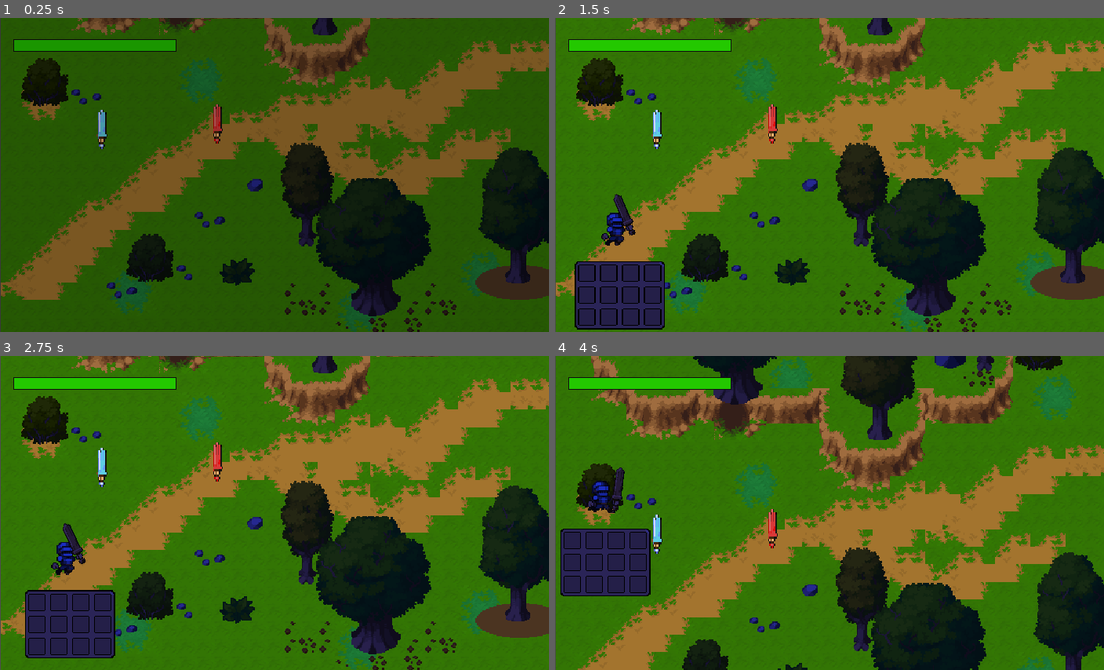
Above: before the commit, frames 1-4 (two rows, left to right).
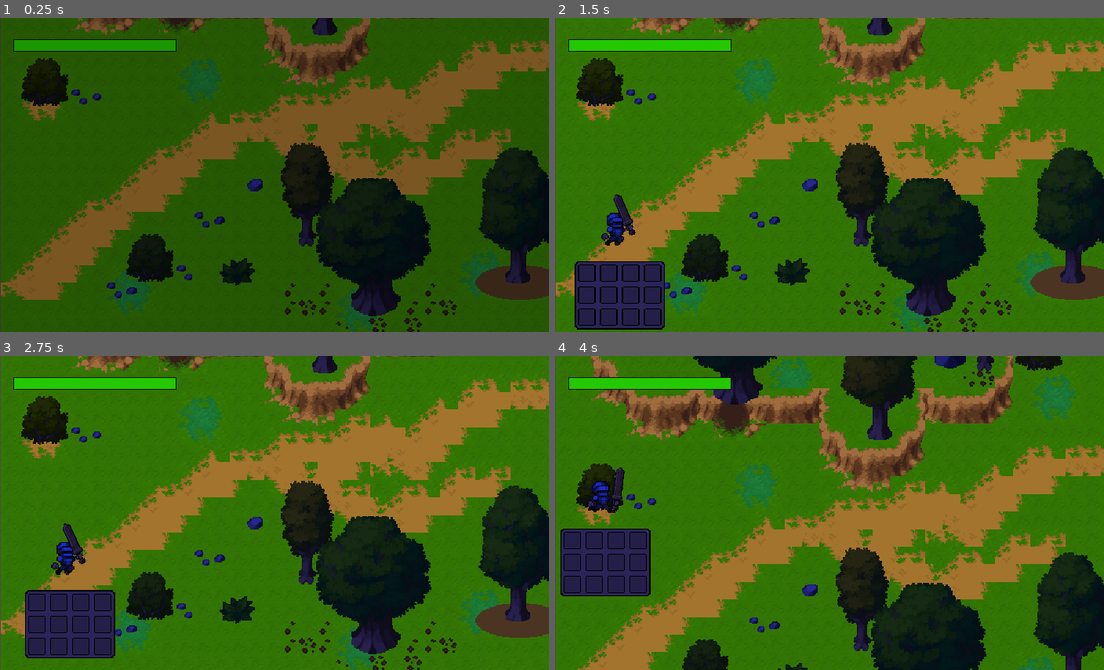
Above: after the commit, the same moments.

Repository: victordev018/Turning-Back-the-Pain
Game: Godot game, scene res://scenes/world1-2.tscn
Same seed, same stepped clock (60 frames per second), same inputs: the game is played once before the commit and once after it. This scene is started directly instead of the project's main scene.
Inputs (mouse positions are in pixels of both pictures, inside the frame that each line leads up to):
- Up to frame 1 (0.25 s): no input
- Up to frame 2 (1.5 s): tap Enter (ui_accept) at 0.5, 0.77 s; move the mouse to (950, 159) at 0.52 s; hold W (move_up) 0.53-1.28 s; click (950, 159) at 0.6 s; move the mouse to (719, 190) at 1.27 s; hold S (move_down) from 1.28 s (still down); tap Tab (inv) at 1.35 s
- Up to frame 3 (2.75 s): tap Enter (ui_accept) at 1.52 s; move the mouse to (329, 443) at 2.02 s; release S (move_down) at 2.03 s; hold W (move_up) from 2.03 s (still down); tap D (move_rigth) at 2.1 s
- Up to frame 4 (4 s): move the mouse to (802, 575) at 2.77 s; right-click (802, 575) at 2.85 s; tap Enter (ui_accept) at 3.02, 3.77 s; move the mouse to (994, 560) at 3.52 s; release W (move_up) at 3.53 s; hold A (move_left) from 3.53 s (still down); click (994, 560) at 3.6 s

The runs differ from the first frame. In frame 1, 0.3% of the frame differs, in the area x 17-41%, y 27-42%; in frame 2, 0.3%; in frame 3, 0.3%; in frame 4, 0.3%.

Commit message:
feat: Removing blue sword and red sword in the world-1

Diff:
--- a/scenes/world_1.tscn
+++ b/scenes/world_1.tscn
@@ -9,9 +9,7 @@
 [ext_resource type="Script" path="res://resources/Identity/enemyIdentity.gd" id="6_mp1ig"]
 [ext_resource type="PackedScene" uid="uid://4rwf5kwjba7y" path="res://scenes/fade_out.tscn" id="7_mfvhv"]
 [ext_resource type="Texture2D" uid="uid://duux8m2leiiki" path="res://assets/aaaa.png" id="9_3mr1y"]
-[ext_resource type="PackedScene" uid="uid://bpmt4e73313w0" path="res://Inventory/collectibles/itemAreaSwordBlue.tscn" id="11_c68tf"]
 [ext_resource type="PackedScene" uid="uid://bfff07e88i514" path="res://scenes/transporter_area.tscn" id="11_ongtp"]
-[ext_resource type="PackedScene" uid="uid://du1g6jjnp6lh6" path="res://Inventory/collectibles/itemAreaSwordRed.tscn" id="12_ocrqy"]
 
 [sub_resource type="Resource" id="Resource_u670w"]
 script = ExtResource("6_mp1ig")
@@ -112,9 +110,3 @@
 position = Vector2(1137, 296)
 destinyScene = "world2"
 destinyPosition = Vector2(890, 370)
-
-[node name="ItemArea" parent="." instance=ExtResource("11_c68tf")]
-position = Vector2(92, 411)
-
-[node name="ItemArea2" parent="." instance=ExtResource("12_ocrqy")]
-position = Vector2(197, 406)
Not shown: 1 places in scenes/world_1.tscn that only renumber resources
